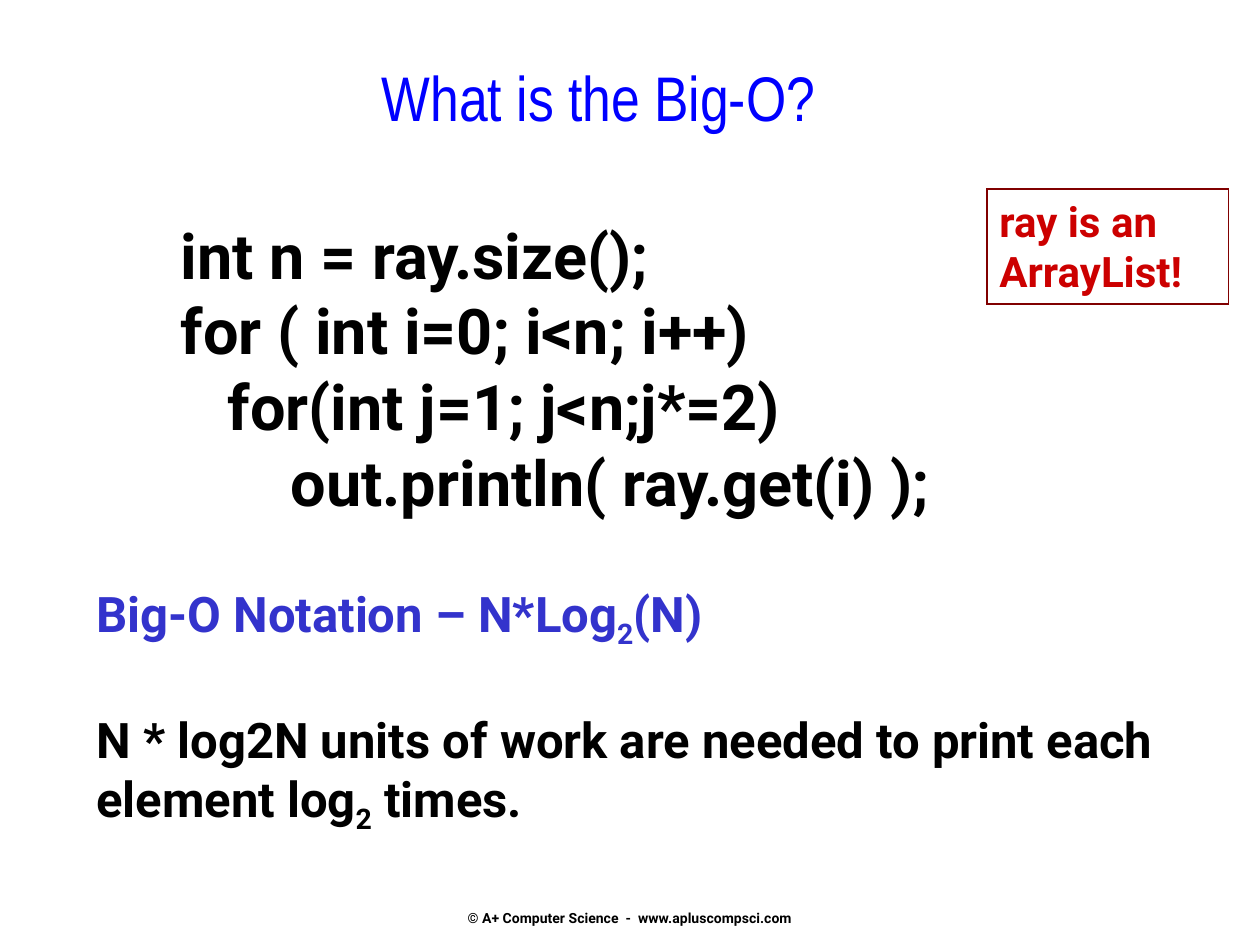
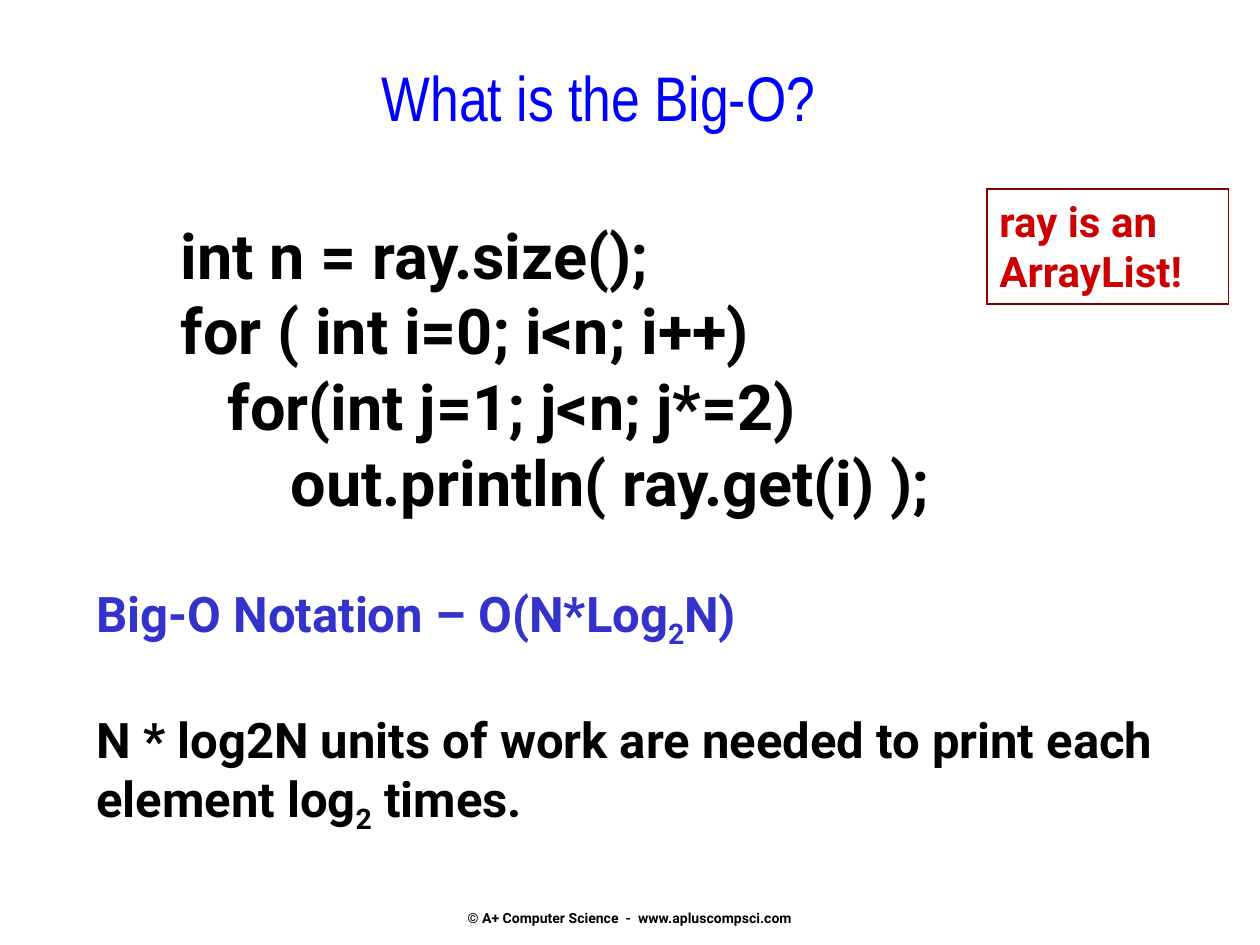
Before and after one commit to Cy-FairCS/cs3, a slide deck: slide 26 of u02b_bigO/notes/Big-O - Intro and Lists.pptx (slide 27 before the commit). Drawn at 1260x945 pixels with LibreOffice and Linux fonts; fonts in the diff are those of the drawing. Boxes give left, top, right and bottom in pixels: in the first picture for what was removed or moved away, otherwise in the second. Text is boxed around its words. In the diff, an @@ line names an element or a change of style, - is before the commit and + after.

```diff
--- a/u02b_bigO/notes/Big-O - Intro and Lists.pptx
+++ b/u02b_bigO/notes/Big-O - Intro and Lists.pptx
@@ text at box(228, 380, 796, 444): spaces changed @@
-for(int j=1; j<n;j*=2)
+for(int j=1; j<n; j*=2)
@@ text at box(96, 593, 668, 643): text changed @@
-Big-O Notation – N*Log2(N)
+Big-O Notation – O(N*Log2N)
```
Also in this commit, not shown: 7 other slides changed, 6 slides added, 6 slides removed.
